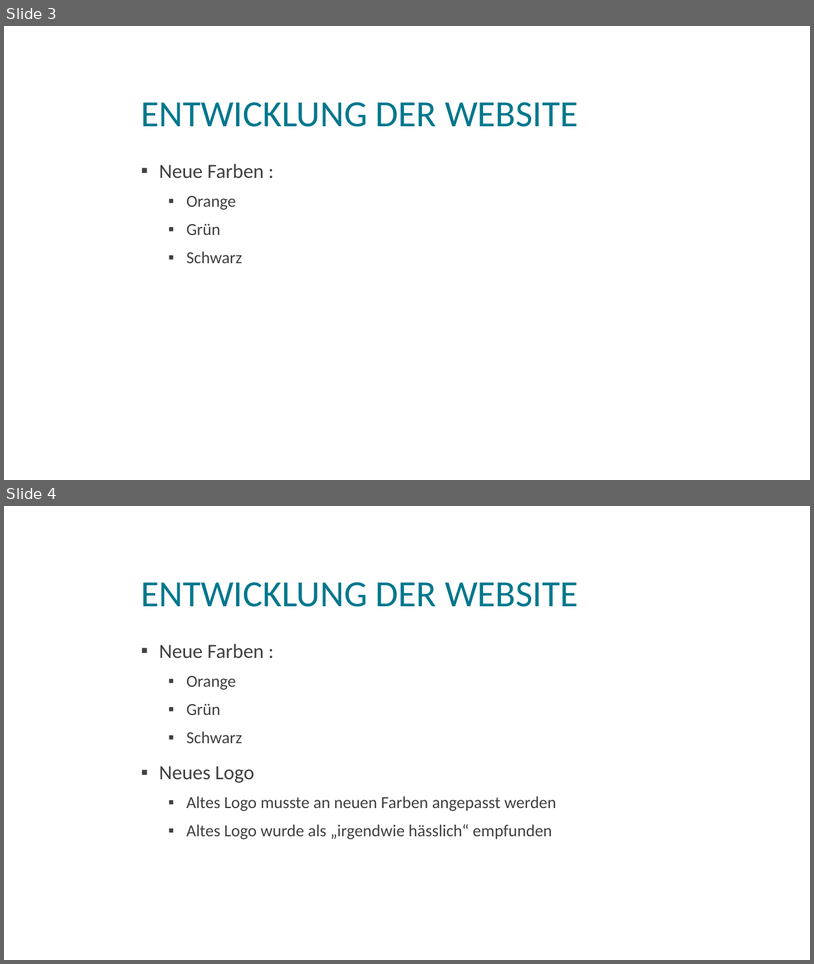
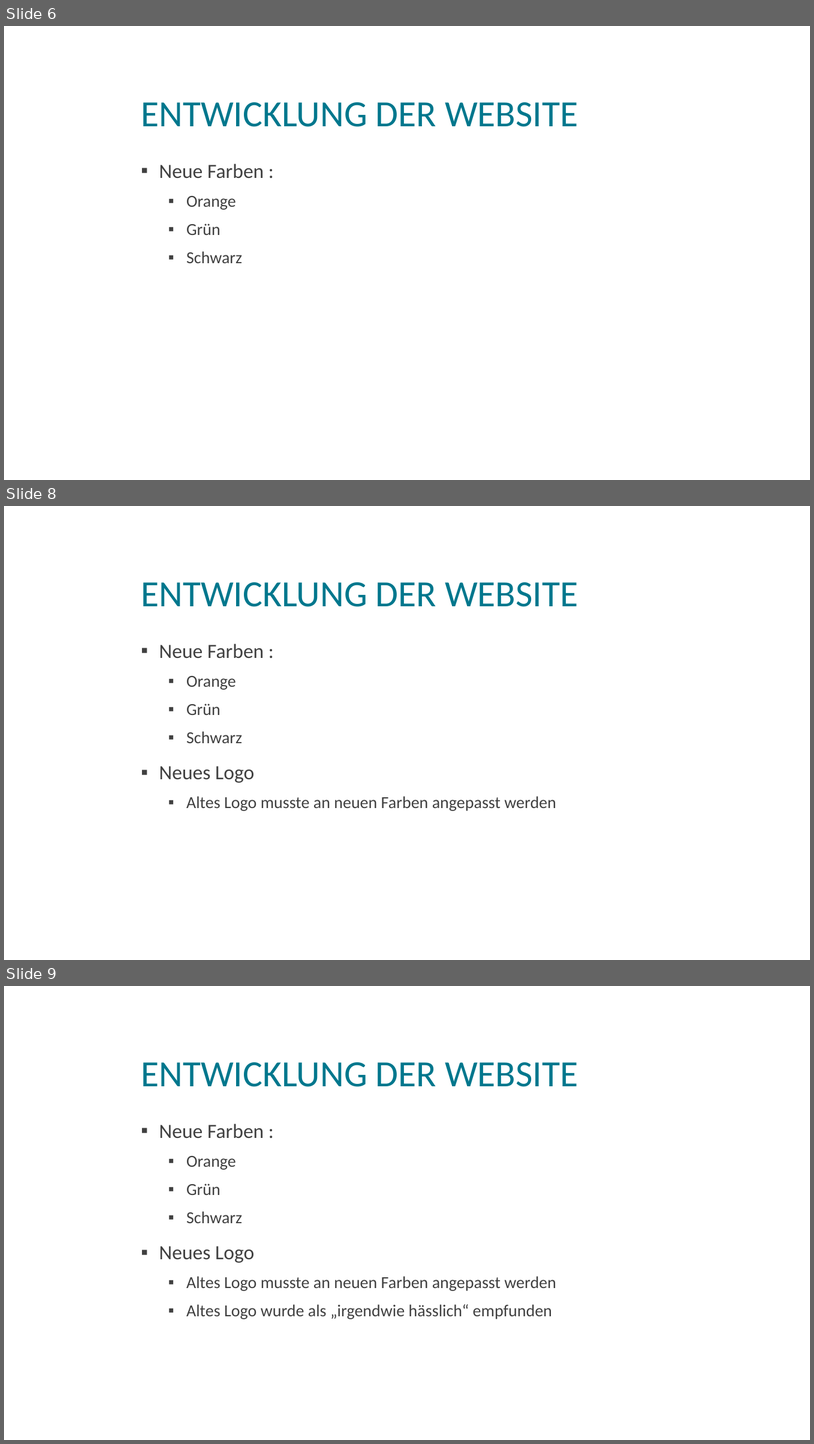
Before and after one commit to magharmi/StudentenFuerStudenten, a slide deck: websitePPneu.pptx. Shown one above the other, each under a label of ours: slides 3 and 4 before the commit, slides 6, 8 and 9 after it; the slides between them are not shown. The pictures are 814x964 and 814x1444 pixels, drawn with LibreOffice and Linux fonts; fonts in the diff are those of the drawing; background and template pictures are left out. Boxes give left, top, right and bottom in pixels: in the first picture for what was removed or moved away, otherwise in the second. Text is boxed around its words. In the diff, an @@ line names an element or a change of style, - is before the commit and + after.

```diff
--- a/websitePPneu.pptx
+++ b/websitePPneu.pptx
@@ slide 8 added at box(4, 506, 810, 960), background picture (left out) @@
@@ title added at box(141, 582, 578, 607), 44 pt, text #00778D @@
+ENTWICKLUNG DER WEBSITE
@@ text added at box(159, 643, 557, 811), 20 pt, text #404040 @@
+▪ Neue Farben :
+  ▪ Orange
+  ▪ Grün
+  ▪ Schwarz
+▪ Neues Logo
+  ▪ Altes Logo musste an neuen Farben angepasst werden
@@ what was slide 3 is now slide 6 @@
@@ what was slide 4 is now slide 9 @@
```
Also in this commit, not shown: 1 slide changed, 28 other slides added.
